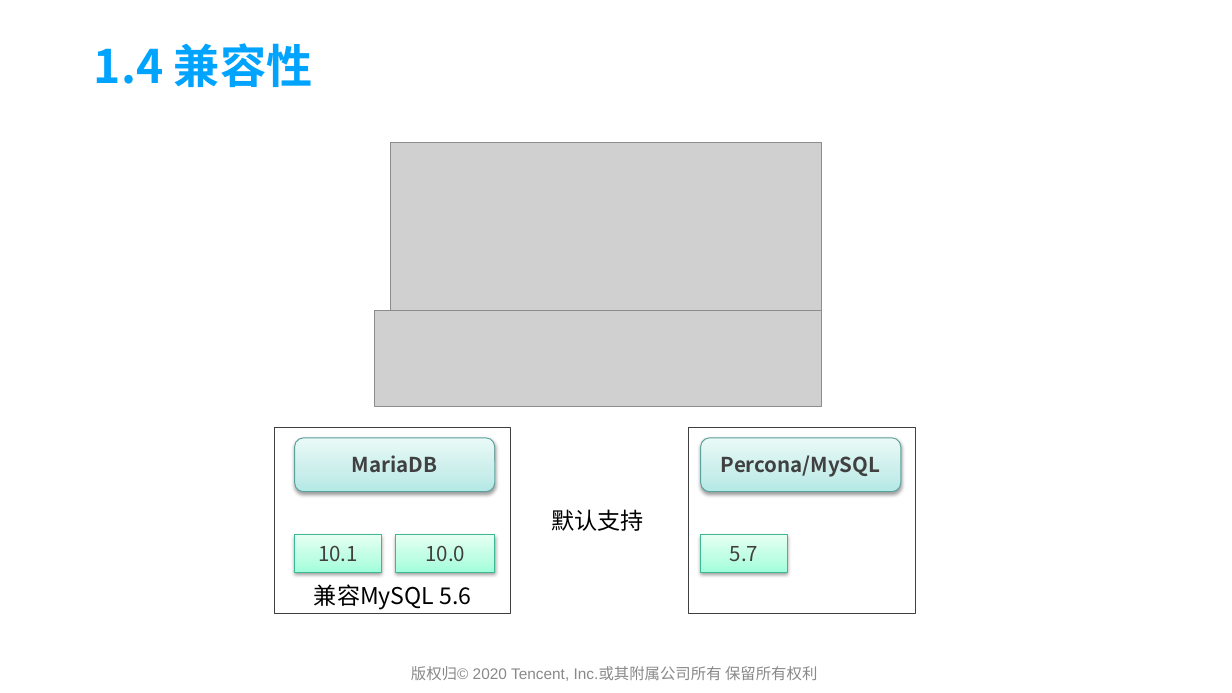
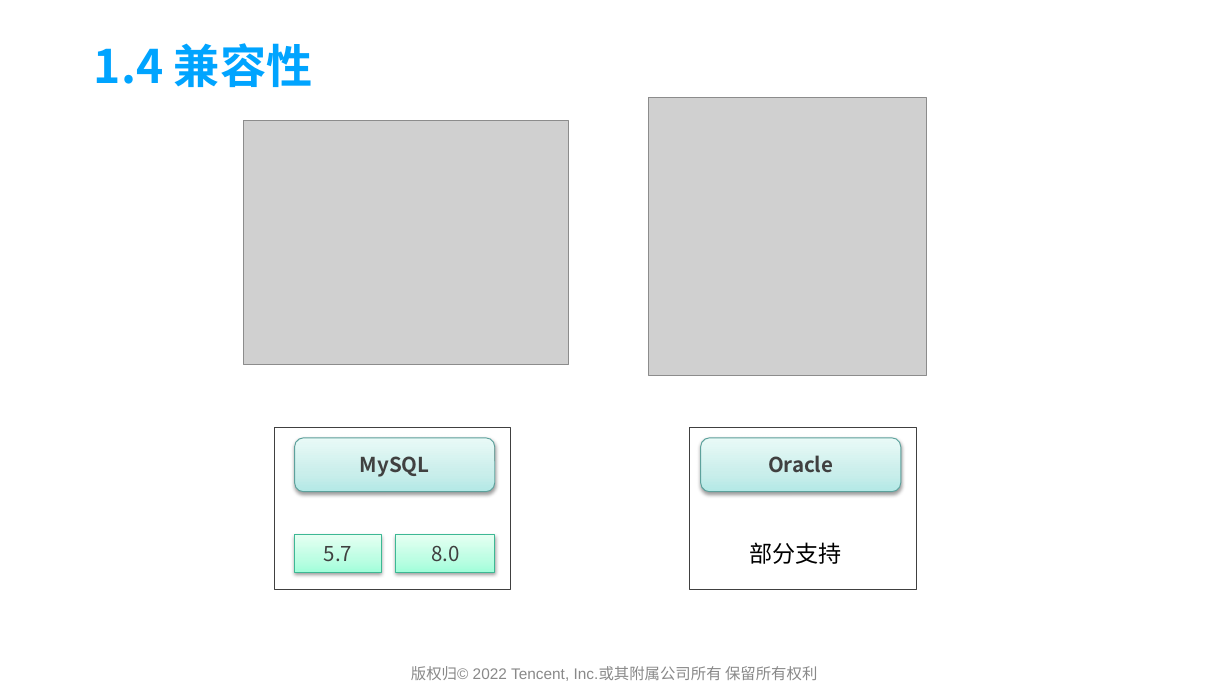
Before and after one commit to yedushusheng/mysql-learning, a slide deck: slide 8 of 28. OLTP/GoldenDB产品简介及架构解析.pptx. Drawn at 1232x693 pixels with LibreOffice and Linux fonts; fonts in the diff are those of the drawing; grey boxes stand for pictures; background and template pictures are left out. Boxes give left, top, right and bottom in pixels: in the first picture for what was removed or moved away, otherwise in the second. Text is boxed around its words. In the diff, an @@ line names an element or a change of style, - is before the commit and + after.

```diff
--- a/28. OLTP/GoldenDB产品简介及架构解析.pptx
+++ b/28. OLTP/GoldenDB产品简介及架构解析.pptx
@@ picture added at [649, 98, 927, 376] @@
@@ picture added at [243, 121, 568, 365] @@
@@ picture removed at [391, 143, 822, 318] @@
@@ picture removed at [374, 311, 822, 407] @@
@@ rectangle: place and size @@
-rectangle at [274, 427, 510, 613]
+rectangle at [274, 427, 510, 590]
@@ rectangle: place and size @@
-rectangle at [689, 427, 915, 613]
+rectangle at [689, 427, 916, 590]
@@ text in rounded rectangle at [360, 456, 430, 477]: text changed @@
-MariaDB
+MySQL
@@ text in rounded rectangle at [768, 455, 833, 473]: text changed @@
-Percona/MySQL
+Oracle
@@ text removed at [552, 509, 644, 531] @@
-默认支持
@@ rectangle removed at [701, 535, 787, 572] @@
-5.7
@@ text in rectangle at [324, 546, 352, 562]: text changed @@
-10.1
+5.7
@@ text in rectangle at [431, 545, 459, 562]: text changed @@
-10.0
+8.0
@@ text added at [750, 542, 842, 564], 18 pt, text #000000 @@
+部分支持
@@ text removed at [314, 584, 471, 609] @@
-兼容MySQL 5.6
@@ text at [411, 666, 817, 681]: text changed @@
-版权归© 2020 Tencent, Inc.或其附属公司所有 保留所有权利
+版权归© 2022 Tencent, Inc.或其附属公司所有 保留所有权利
```
Also in this commit, not shown: 48 other slides changed, 3 slides added.
